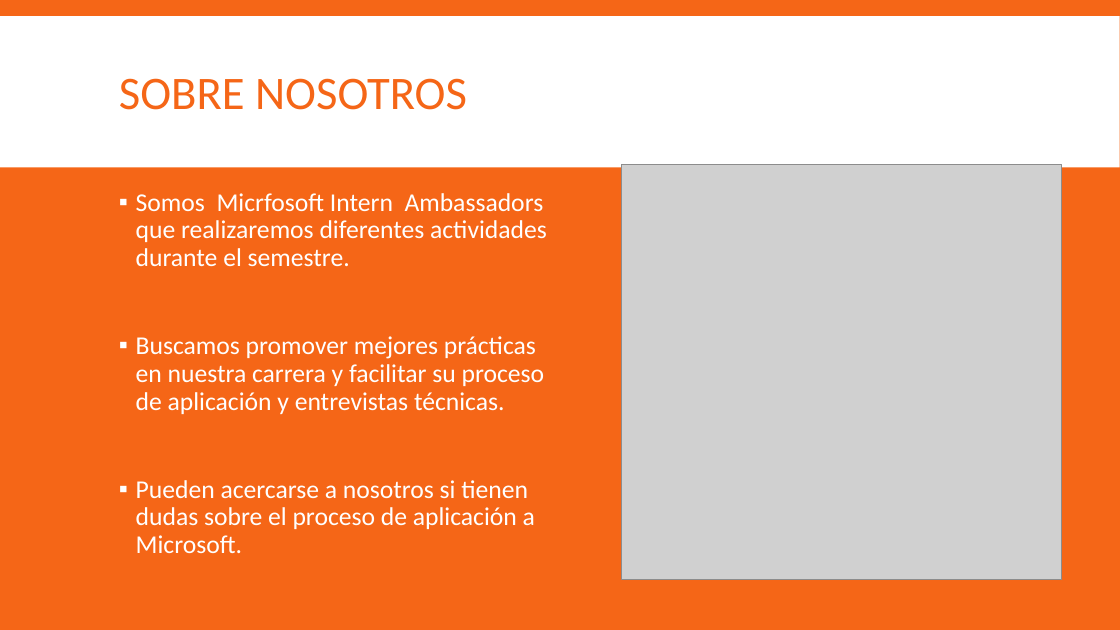
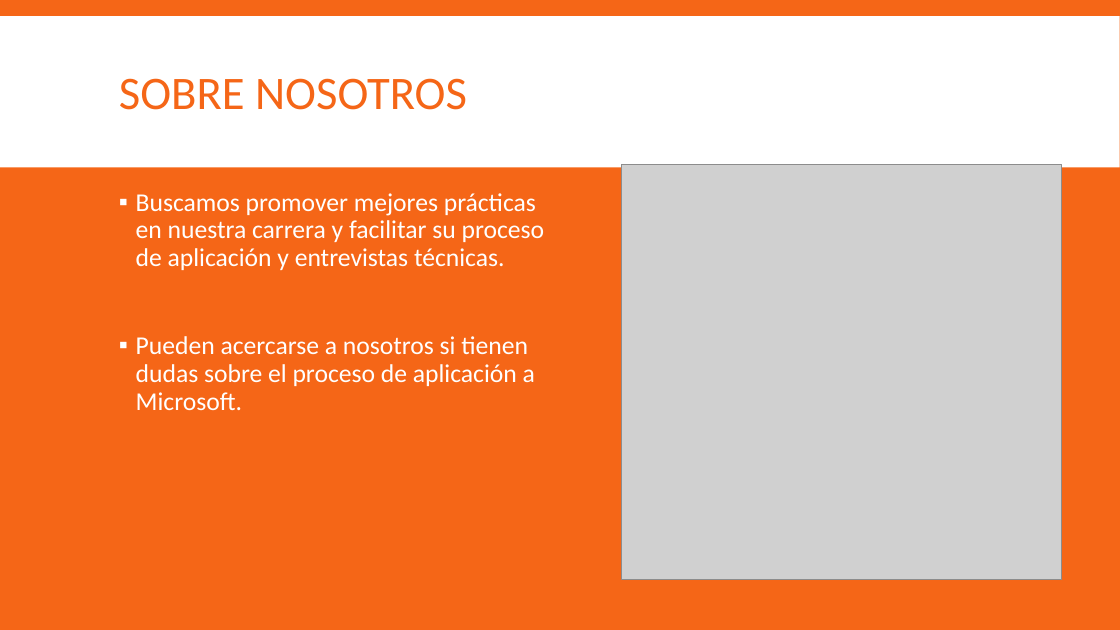
Before and after one commit to ChavaO777/presentaciones-iam, a slide deck: slide 3 of git/Git - Semana 1 - Introduccion.pptx (slide 2 before the commit). Drawn at 1120x630 pixels with LibreOffice and Linux fonts; fonts in the diff are those of the drawing; grey boxes stand for pictures. Boxes give left, top, right and bottom in pixels: in the first picture for what was removed or moved away, otherwise in the second. Text is boxed around its words. In the diff, an @@ line names an element or a change of style, - is before the commit and + after.

```diff
--- a/git/Git - Semana 1 - Introduccion.pptx
+++ b/git/Git - Semana 1 - Introduccion.pptx
@@ text at [136, 193, 547, 266]: paragraph removed @@
-▪ Somos Micrfosoft Intern Ambassadors que realizaremos diferentes actividades durante el semestre.
```
Also in this commit, not shown: 2 other slides changed, 1 slide added, 4 other files.
